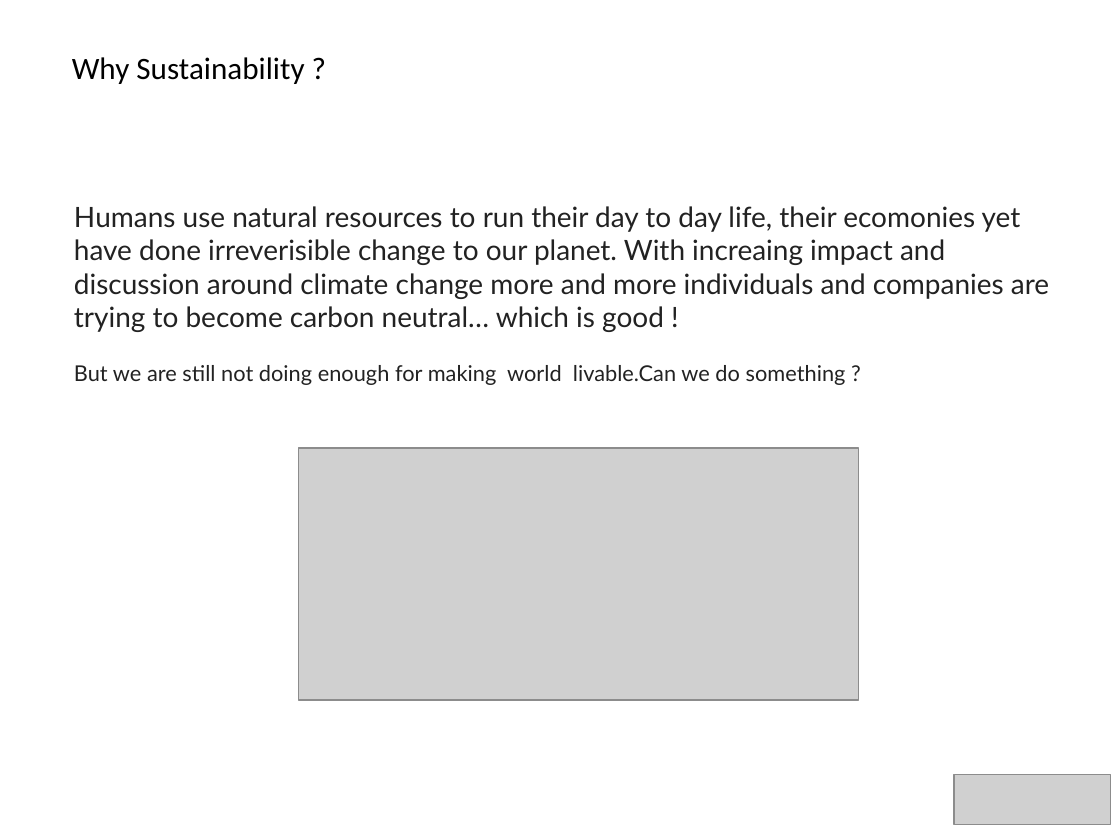
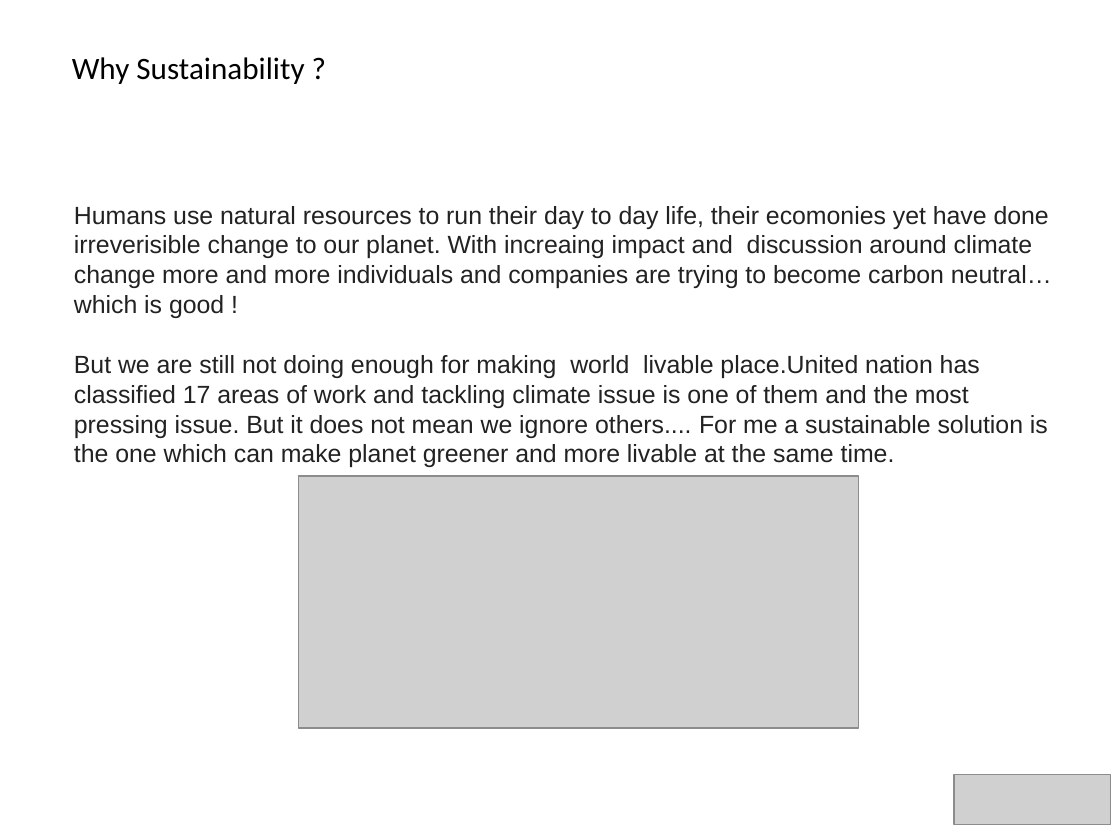
Before and after one commit to meebapna/hackathon-ms, a slide deck: slide 2 of Idea/PLEDGE TO PROGRESS.pptx. Drawn at 1120x840 pixels with LibreOffice and Linux fonts; fonts in the diff are those of the drawing; grey boxes stand for pictures. Boxes give left, top, right and bottom in pixels: in the first picture for what was removed or moved away, otherwise in the second. Text is boxed around its words. In the diff, an @@ line names an element or a change of style, - is before the commit and + after.

```diff
--- a/Idea/PLEDGE TO PROGRESS.pptx
+++ b/Idea/PLEDGE TO PROGRESS.pptx
@@ text at <box>74,206,1052,318</box>: size 18 to 16 pt, font Lato to Arial in "Humans use natural resources to run their ..." @@
@@ text at <box>74,355,1048,467</box>: text changed; size 14 to 16 pt; font Lato to Arial @@
-But we are still not doing enough for making world livable.Can we do something ?
+But we are still not doing enough for making world livable place.United nation has classified 17 areas of work and tackling climate issue is one of them and the most pressing issue. But it does not mean we ignore others.... For me a sustainable solution is the one which can make planet greener and more livable at the same time.
@@ picture: place and size @@
-picture at <box>299,448,859,700</box>
+picture at <box>299,476,859,728</box>
```
Also in this commit, not shown: 3 other slides changed.
